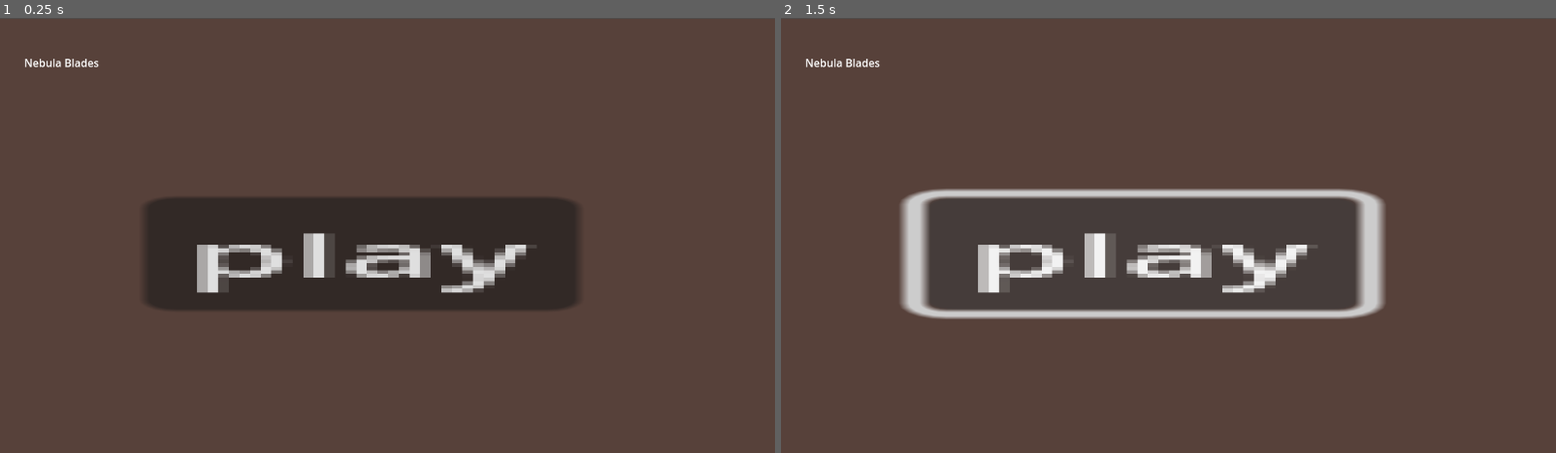
Above: before the commit, frames 1-2 (left to right).
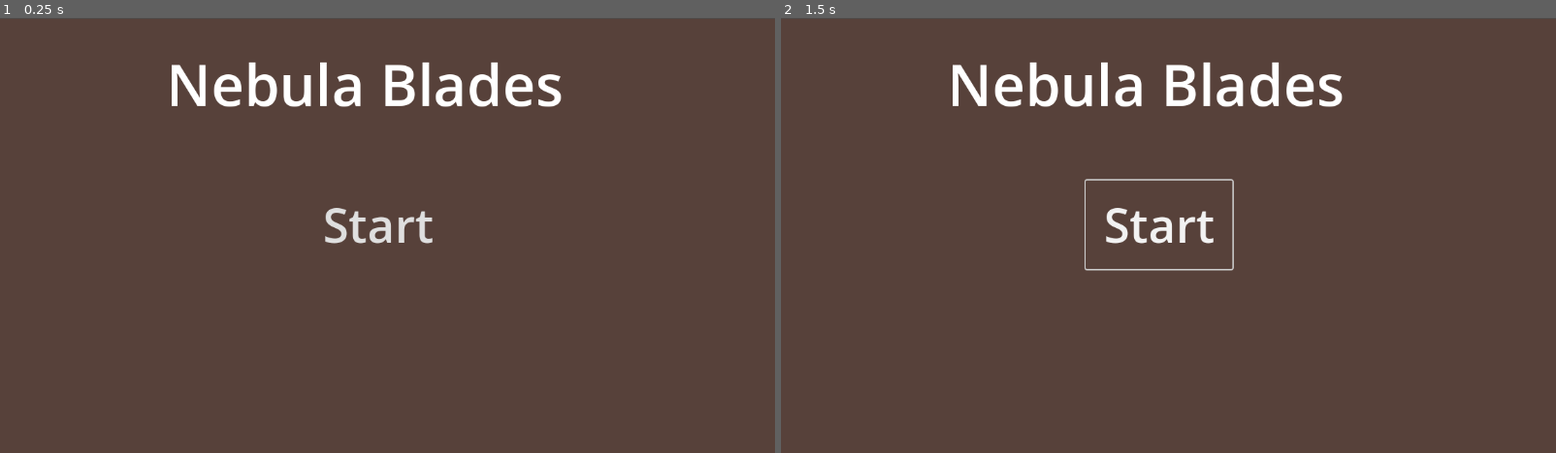
Above: after the commit, the same moments.

Repository: lorGR/NebulaBlades
Game: Godot game, scene res://scenes/main.tscn
The game is run twice, just before and just after one commit, with the same random seed, the same clock (stepped at 60 frames per second) and the same inputs.
Inputs (mouse positions are in pixels of both pictures, inside the frame that each line leads up to):
- Up to frame 1 (0.25 s): no input
- Up to frame 2 (1.5 s): click (1145, 252) at 0.5 s, where only the run before the commit has a clickable "play"; click (1145, 252) at 1.25 s, where only the run before the commit has a clickable "play"

The runs differ from the first frame. In frame 1, 16% of the frame differs, in the area x 3-75%, y 9-68%; in frame 2, 9.8%.

Commit message:
Changed the Title and the Button

Diff:
--- a/scenes/main.tscn
+++ b/scenes/main.tscn
@@ -17,17 +17,19 @@
 
 [node name="Label" type="Label" parent="."]
 layout_mode = 0
-offset_left = 36.0
-offset_top = 55.0
-offset_right = 148.0
-offset_bottom = 78.0
+offset_left = 247.0
+offset_top = 40.0
+offset_right = 837.0
+offset_bottom = 156.0
+theme_override_font_sizes/font_size = 85
 text = "Nebula Blades"
 
-[node name="Button" type="Button" parent="."]
+[node name="btn-start" type="Button" parent="."]
 layout_mode = 0
-offset_left = 214.0
-offset_top = 267.0
-offset_right = 222.0
-offset_bottom = 275.0
-scale = Vector2(15.7801, 5.44841)
-text = "play"
+offset_left = 453.0
+offset_top = 242.0
+offset_right = 671.0
+offset_bottom = 374.0
+theme_override_font_sizes/font_size = 70
+text = "Start"
+flat = true
Not shown: 1 places in scenes/main.tscn that only renumber resources
